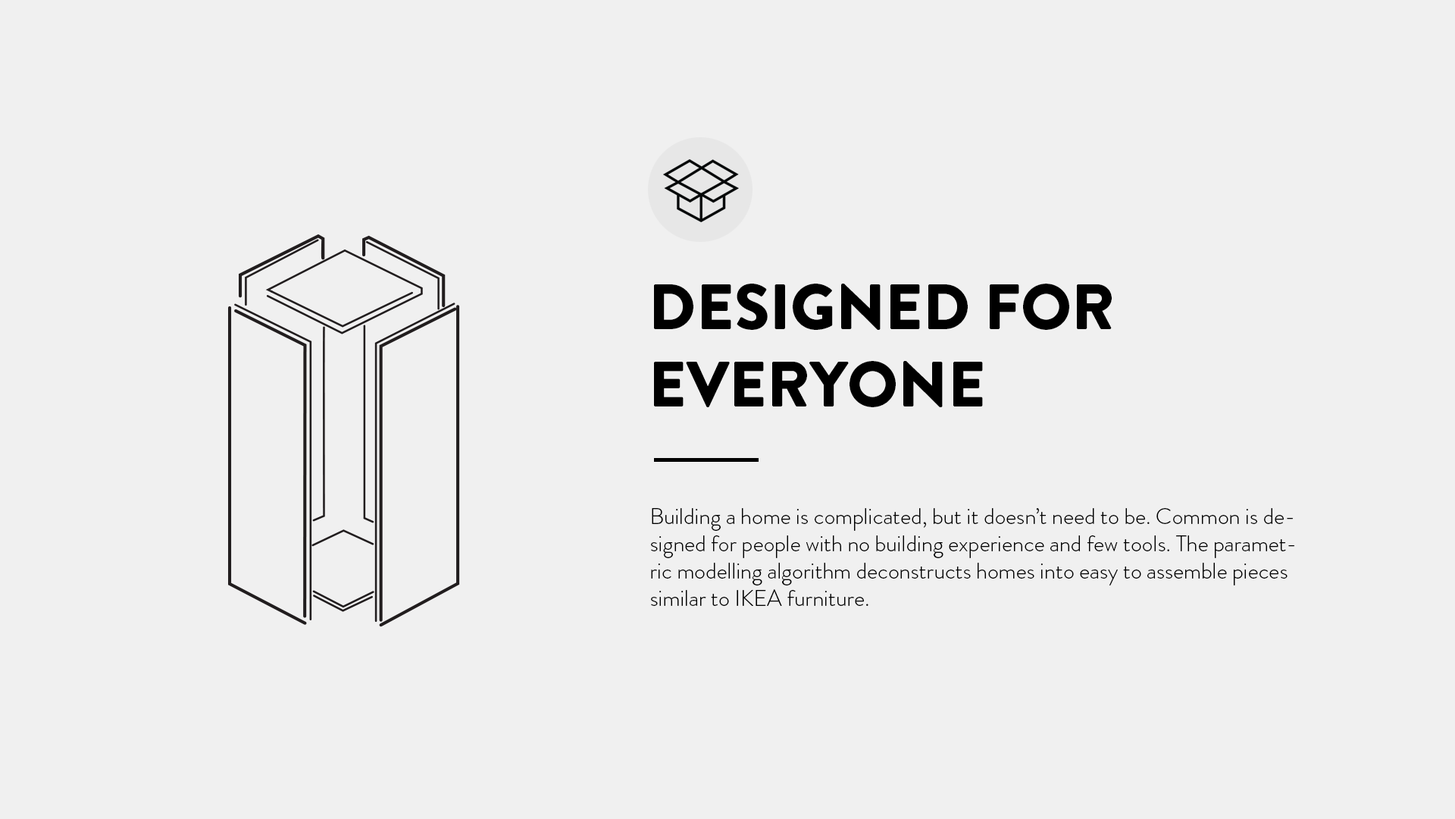
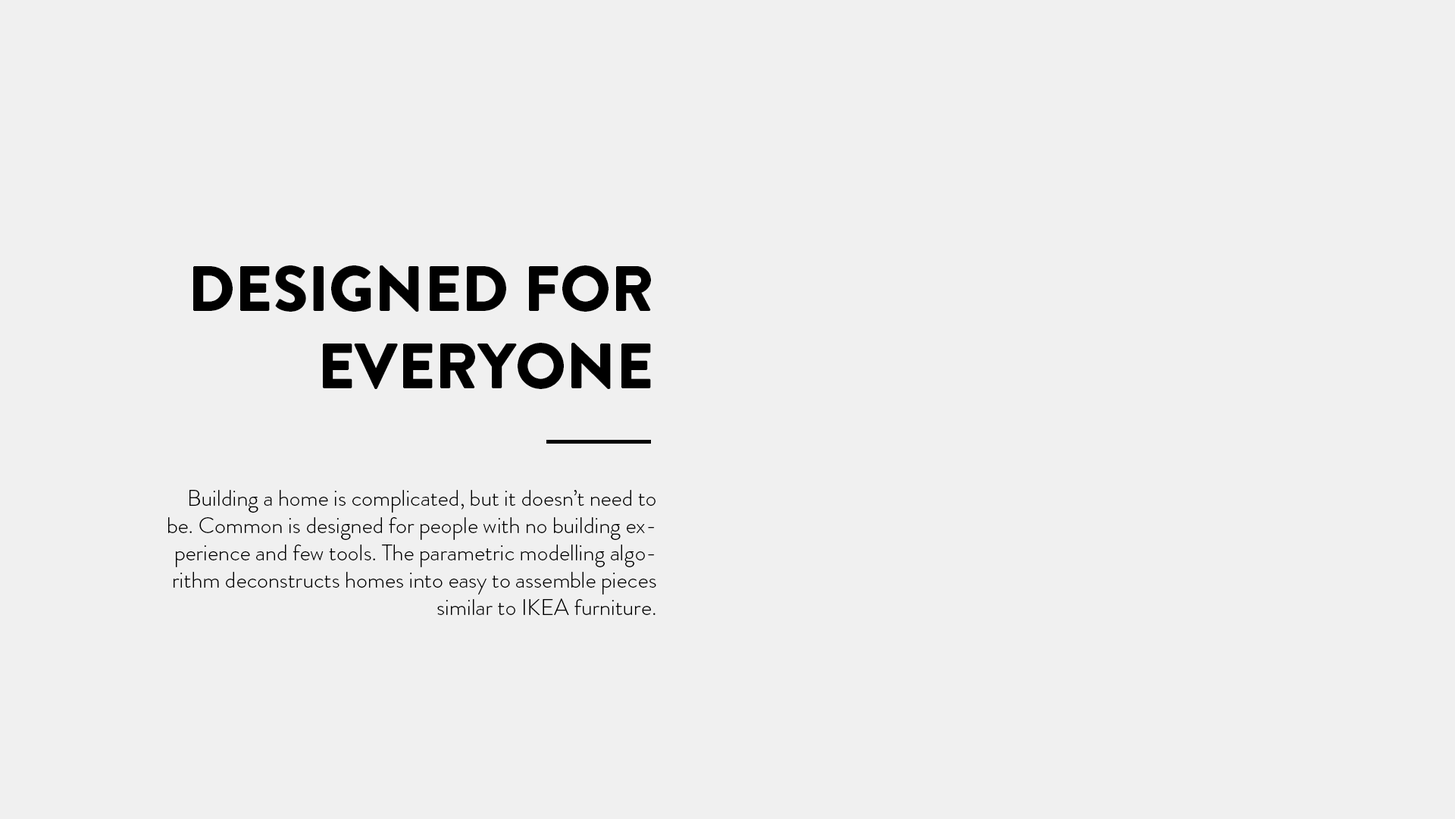
Before/after of a 1455×819 layered artwork. What changed in the layer stack:
hid "Layer 2" over box(663, 159, 740, 223)
hid "Layer 4", painted on it over box(223, 234, 461, 627)
hid "Layer 3", moved it into group "Group 1", painted on it over box(648, 137, 753, 242)
painted on "Building a home is complicated, but it doesn’t need to be. Comm" over box(168, 489, 1296, 615)
painted on "DESIGNED FOR EVERYONE" over box(193, 265, 1112, 408)
